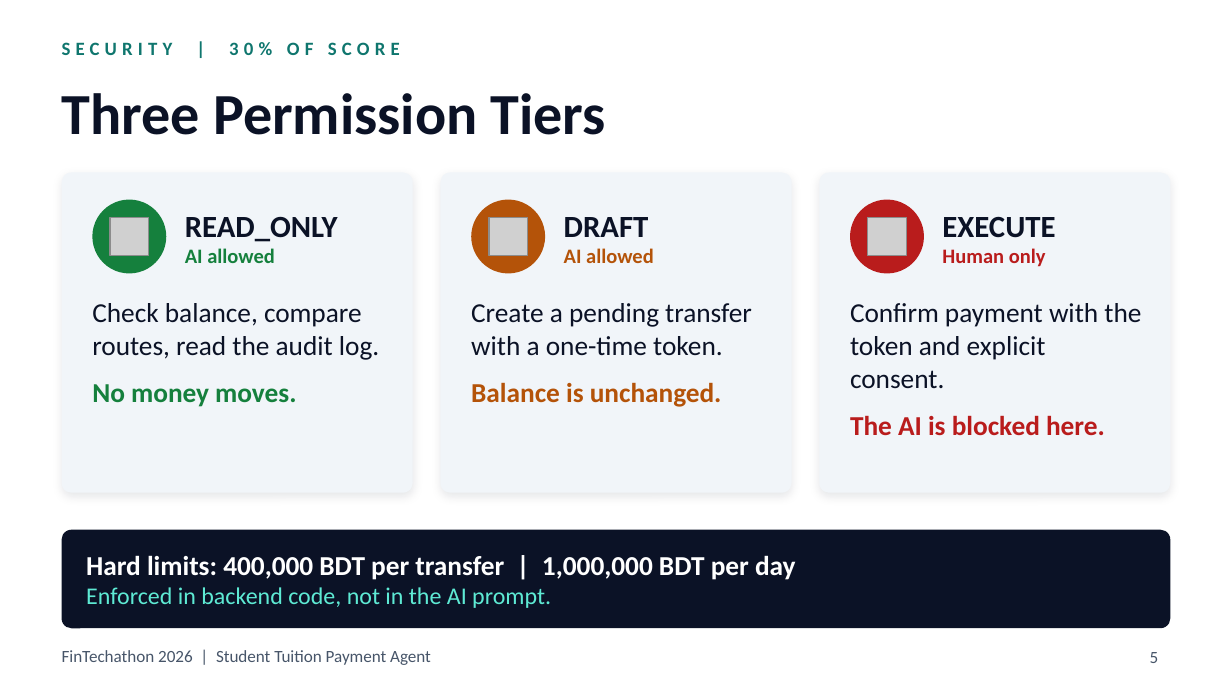
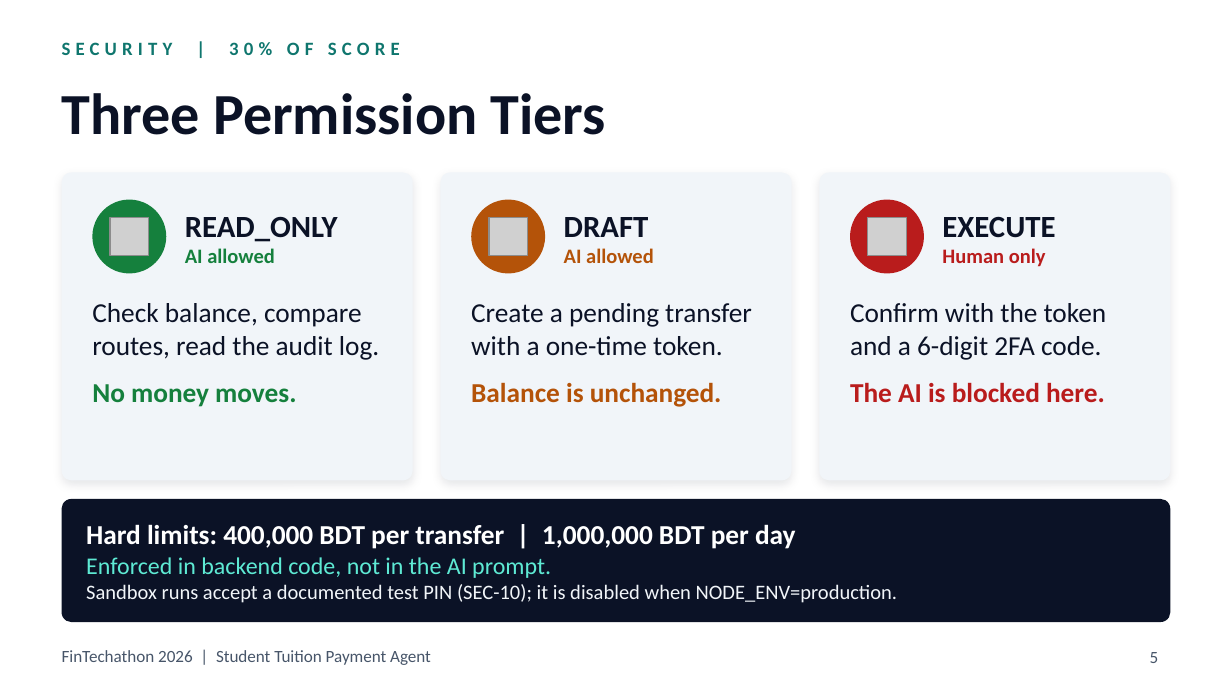
Before and after one commit to MirEashanZaman/student-tuition-payment-agent, a slide deck: slide 5 of docs/FINTECHATHON_2026_PRESENTATION.pptx. Drawn at 1232x693 pixels with LibreOffice and Linux fonts; fonts in the diff are those of the drawing; grey boxes stand for pictures. Boxes give left, top, right and bottom in pixels: in the first picture for what was removed or moved away, otherwise in the second. Text is boxed around its words. In the diff, an @@ line names an element or a change of style, - is before the commit and + after.

```diff
--- a/docs/FINTECHATHON_2026_PRESENTATION.pptx
+++ b/docs/FINTECHATHON_2026_PRESENTATION.pptx
@@ rounded rectangle: place and size @@
-rounded rectangle at bbox=[62, 172, 413, 493]
+rounded rectangle at bbox=[62, 172, 413, 480]
@@ rounded rectangle: place and size @@
-rounded rectangle at bbox=[441, 172, 792, 493]
+rounded rectangle at bbox=[441, 172, 792, 480]
@@ rounded rectangle: place and size @@
-rounded rectangle at bbox=[819, 172, 1170, 493]
+rounded rectangle at bbox=[819, 172, 1170, 480]
@@ text at bbox=[850, 303, 1107, 360]: text changed @@
-Confirm payment with the token and explicit consent.
+Confirm with the token and a 6-digit 2FA code.
@@ proportions changed in 4 elements at bbox=[62, 172, 413, 480], bbox=[441, 172, 792, 480], bbox=[819, 172, 1170, 480], bbox=[62, 499, 1170, 622] @@
@@ rounded rectangle: place and size @@
-rounded rectangle at bbox=[62, 530, 1170, 628]
+rounded rectangle at bbox=[62, 499, 1170, 622]
@@ text "Hard limits: 400,000 BDT per ...": place and size @@
-text "Hard limits: 400,000 BDT per ..." at bbox=[86, 555, 796, 608]
+text "Hard limits: 400,000 BDT per ..." at bbox=[86, 524, 898, 603]
@@ text at bbox=[86, 584, 898, 603]: paragraph added @@
+Sandbox runs accept a documented test PIN (SEC-10); it is disabled when NODE_ENV=production.
```
Also in this commit, not shown: 4 other slides changed.
